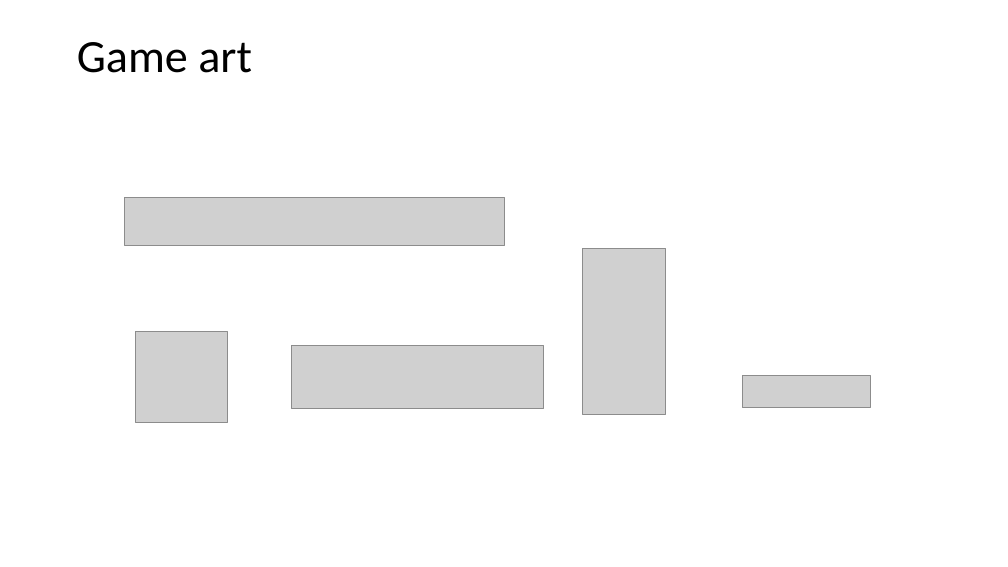
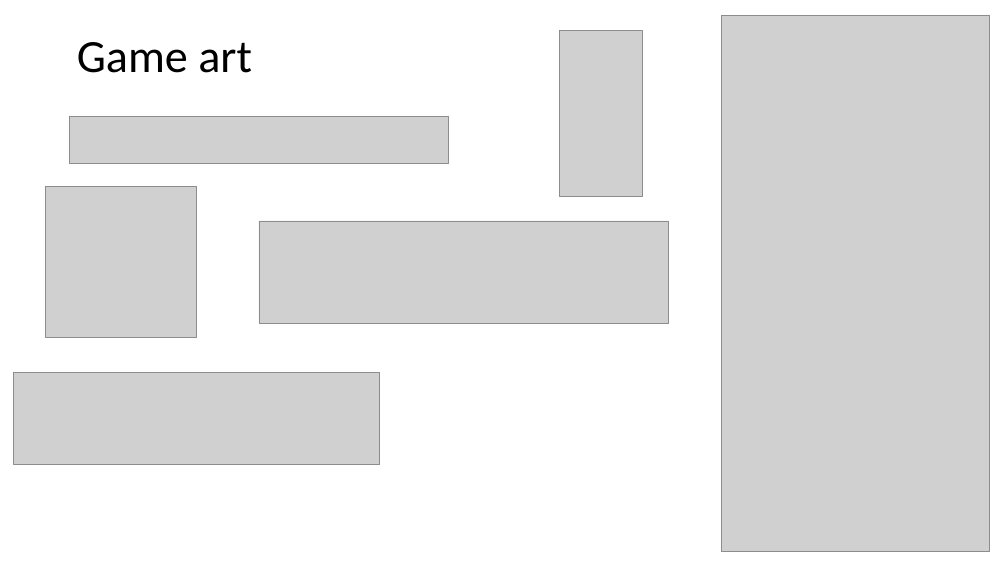
Before and after one commit to 737BassTP/COSC345-Game, a slide deck: slide 5 of Presentation.pptx. Drawn at 1008x567 pixels with LibreOffice and Linux fonts; fonts in the diff are those of the drawing; grey boxes stand for pictures. Boxes give left, top, right and bottom in pixels: in the first picture for what was removed or moved away, otherwise in the second. Text is boxed around its words. In the diff, an @@ line names an element or a change of style, - is before the commit and + after.

Commit message:
dev build 0.43 (bugfixes, licence/credits, more photos)
- Moved boss battle levels into their dungeons.
- More progress on the fat dungeon.
- Added some slides to the presentation.
- Added documents for licence and credits.

```diff
--- a/Presentation.pptx
+++ b/Presentation.pptx
@@ picture added at [722,15,991,551] @@
@@ picture: place and size @@
-picture at [583,249,666,415]
+picture at [560,30,643,197]
@@ picture: place and size @@
-picture at [125,197,504,245]
+picture at [70,116,449,164]
@@ picture: place and size @@
-picture at [136,331,228,423]
+picture at [45,187,196,337]
@@ picture: place and size @@
-picture at [292,346,544,408]
+picture at [259,221,669,323]
@@ picture: place and size @@
-picture at [743,376,870,408]
+picture at [14,373,380,464]
```
Also in this commit, not shown: 3 slides added, 9 other files.
